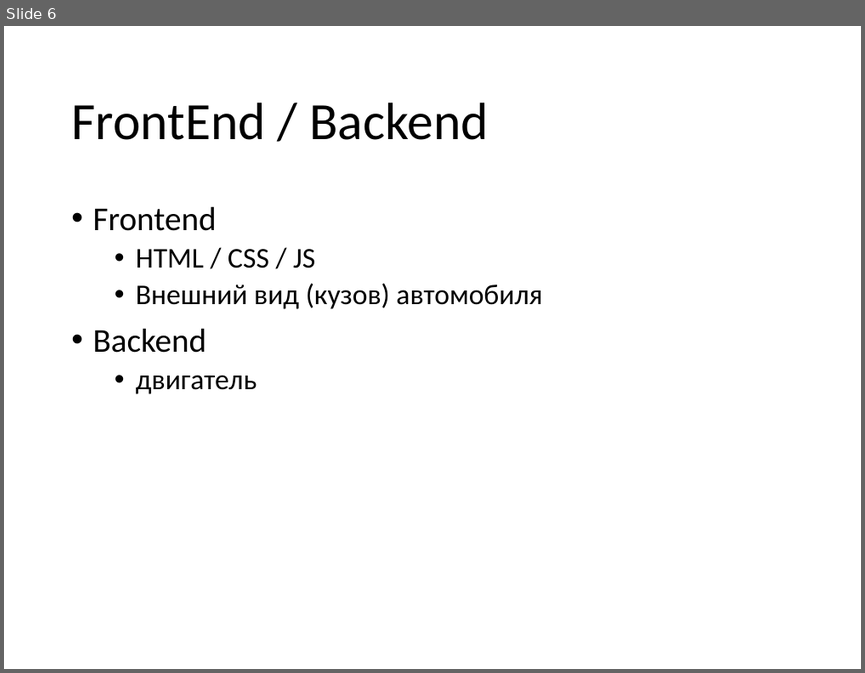
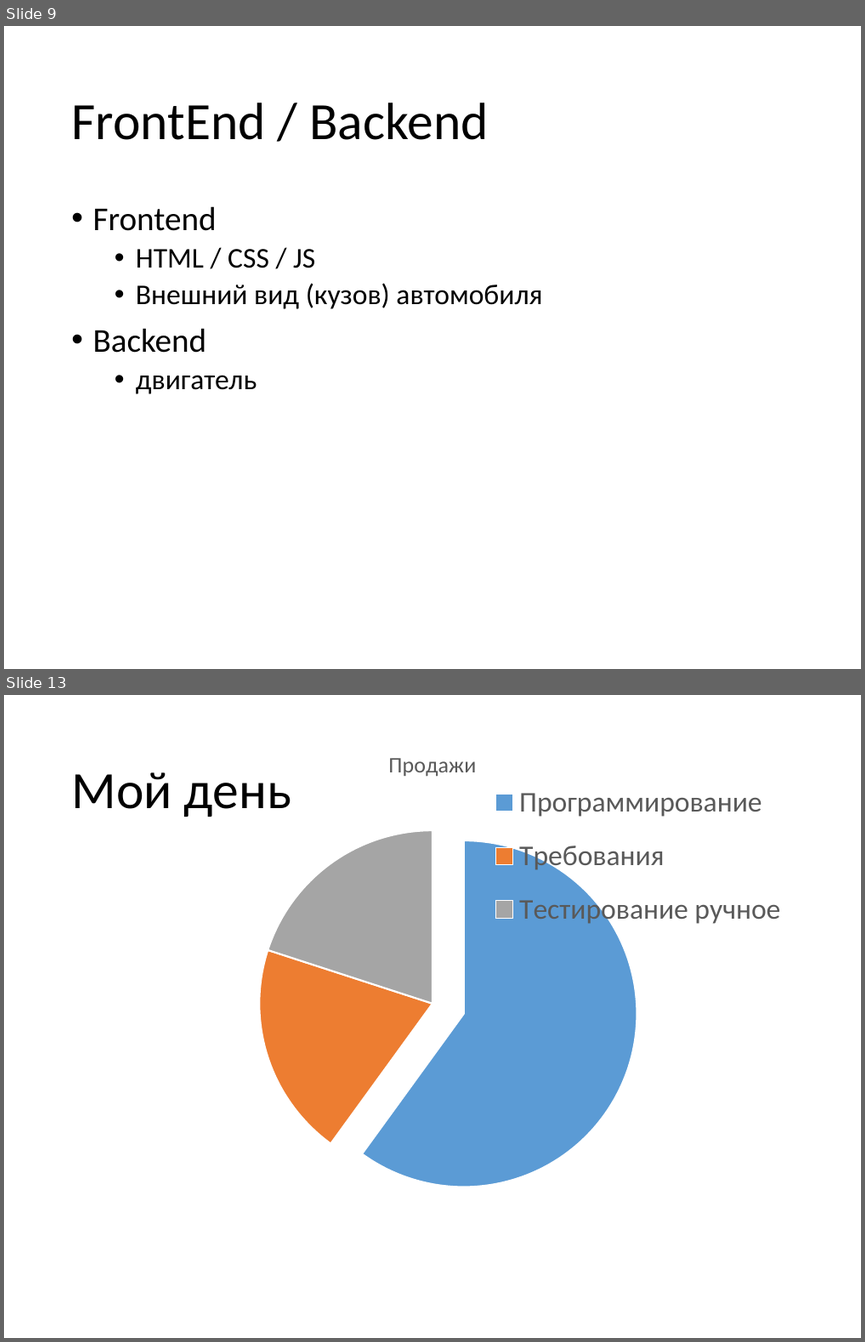
Before and after one commit to vitali-kviatkouski/personal, a slide deck: epamkids/EPAMKids.pptx. Shown one above the other, each under a label of ours: slide 6 before the commit, slides 9 and 13 after it; the slides between them are not shown. The pictures are 865x673 and 865x1342 pixels, drawn with LibreOffice and Linux fonts; fonts in the diff are those of the drawing. Boxes give left, top, right and bottom in pixels: in the first picture for what was removed or moved away, otherwise in the second. Text is boxed around its words. In the diff, an @@ line names an element or a change of style, - is before the commit and + after.

```diff
--- a/epamkids/EPAMKids.pptx
+++ b/epamkids/EPAMKids.pptx
@@ slide 13 added at [4,695,861,1338], background #FFFFFF @@
@@ pie chart added at [64,729,801,1274] @@
+title "Продажи"
+categories: Программирование, Требования, Тестирование ручное
+Продажи: 60, 20, 20, -
@@ title added at [71,772,291,817], 44 pt, text #000000 @@
+Мой день
@@ what was slide 6 is now slide 9 @@
```
Also in this commit, not shown: 3 slides changed, 18 other slides added, 1 slide removed.
